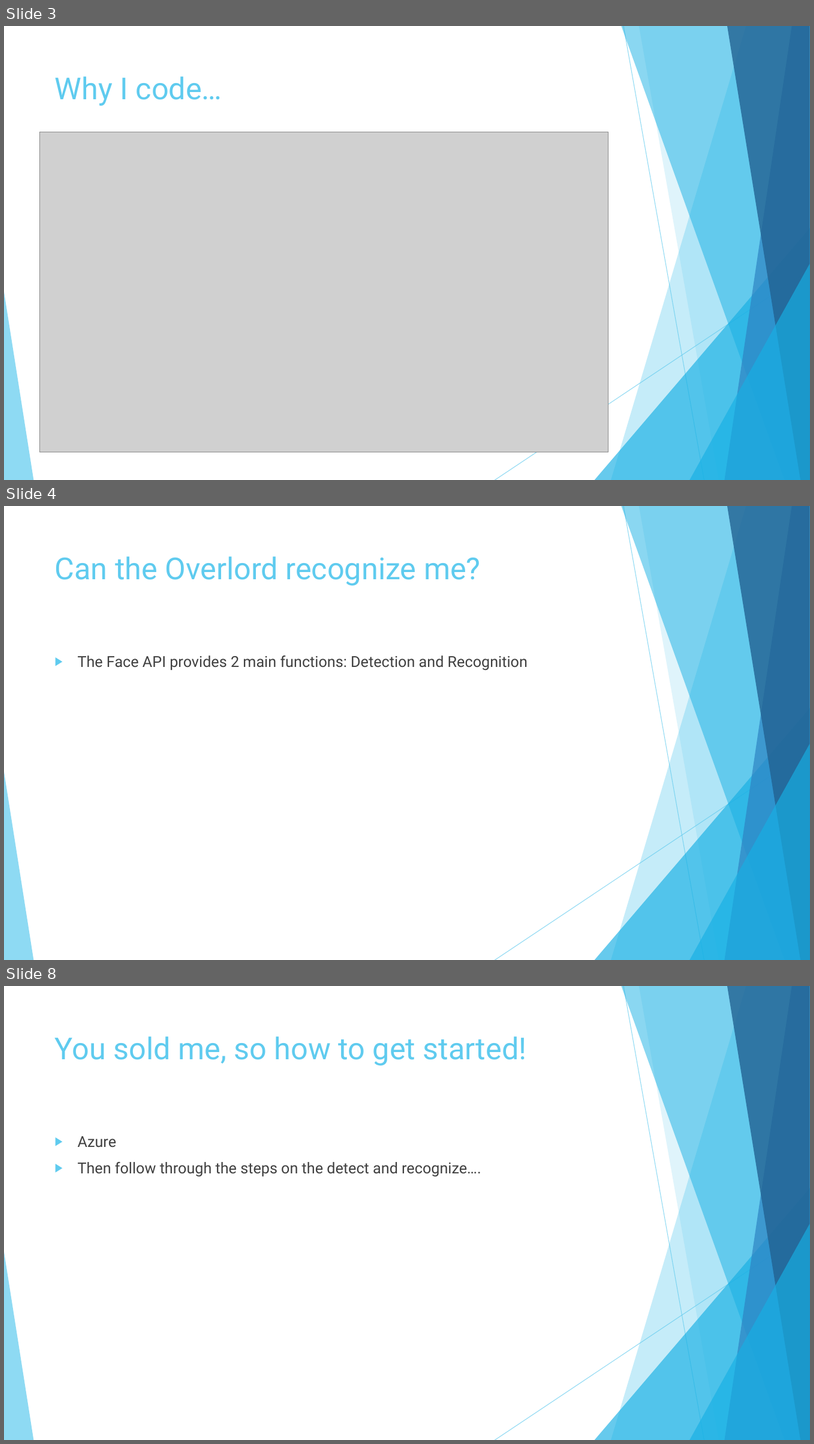
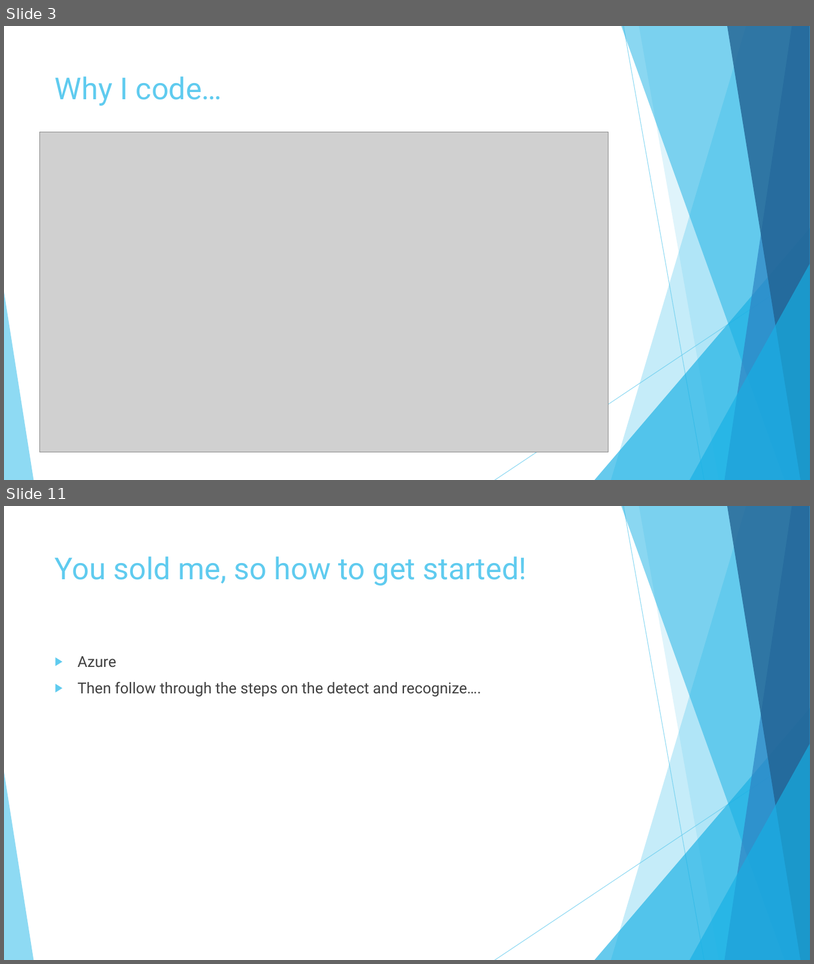
Before and after one commit to pulcher/Robot-Overlord-TV, a slide deck: roltv.pptx. Shown one above the other, each under a label of ours: slides 3, 4 and 8 before the commit, slides 3 and 11 after it; the slides between them are not shown. The pictures are 814x1444 and 814x964 pixels, drawn with LibreOffice and Linux fonts; fonts in the diff are those of the drawing; grey boxes stand for pictures. Boxes give left, top, right and bottom in pixels: in the first picture for what was removed or moved away, otherwise in the second. Text is boxed around its words. In the diff, an @@ line names an element or a change of style, - is before the commit and + after.

```diff
--- a/roltv.pptx
+++ b/roltv.pptx
@@ slide 4 removed at [4, 506, 810, 960], background #FFFFFF; not listed: 10 template elements that a slide beside it also shows @@
@@ title removed at [55, 556, 481, 586] @@
-Can the Overlord recognize me?
@@ text removed at [78, 655, 528, 670] @@
-▶ The Face API provides 2 main functions: Detection and Recognition
@@ what was slide 8 is now slide 11 @@
```
Also in this commit, not shown: 4 slides changed, 5 slides added, 1 other slide removed.
